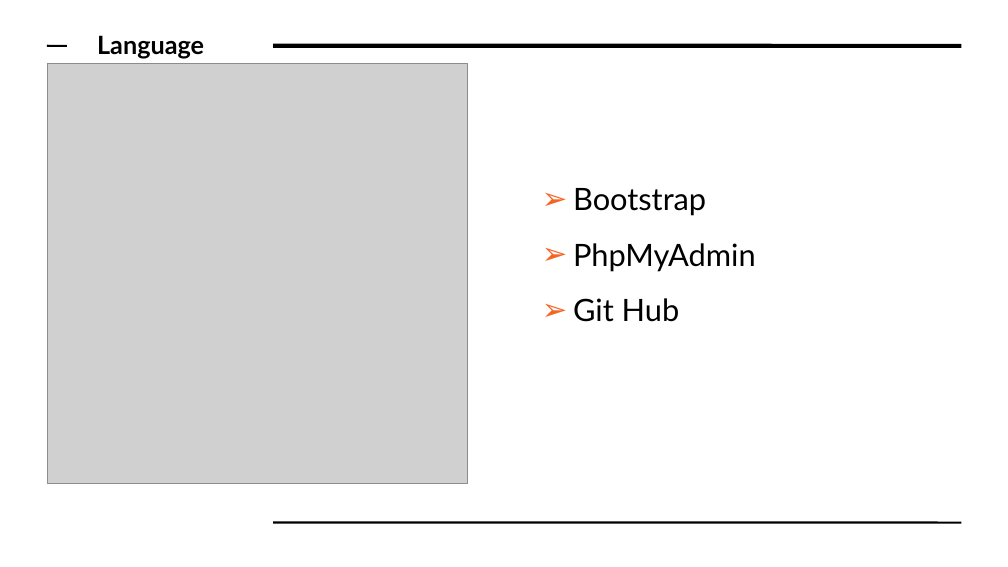
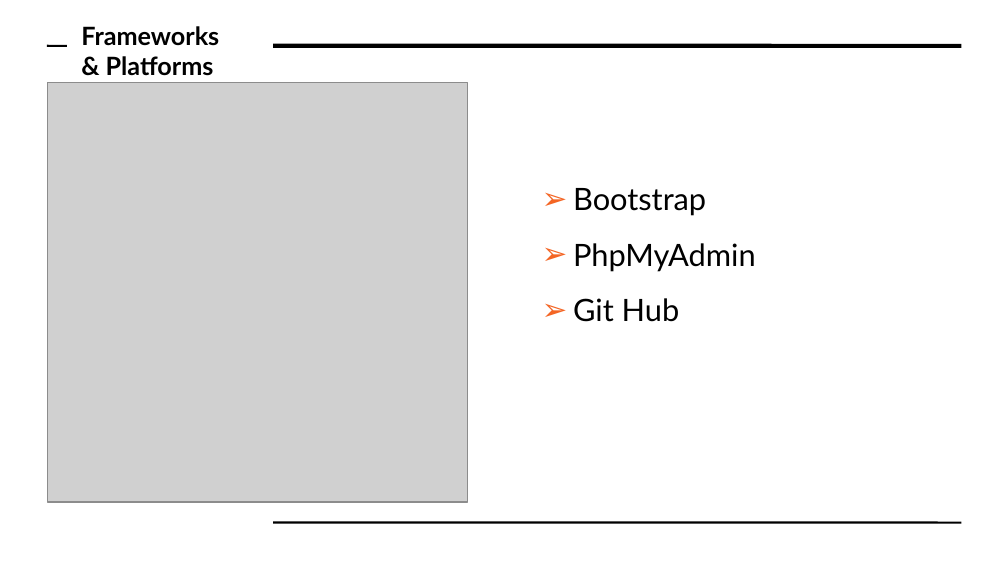
Before and after one commit to Saumya-Mishra9129/hackathon2019, a slide deck: slide 8 of Hackfest.odp. Drawn at 1008x567 pixels with LibreOffice and Linux fonts; fonts in the diff are those of the drawing; grey boxes stand for pictures. Boxes give left, top, right and bottom in pixels: in the first picture for what was removed or moved away, otherwise in the second. Text is boxed around its words. In the diff, an @@ line names an element or a change of style, - is before the commit and + after.

```diff
--- a/Hackfest.odp
+++ b/Hackfest.odp
@@ text at box(81, 26, 219, 76): text changed @@
-Language
+Frameworks
+& Platforms
@@ picture: place and size @@
-picture at box(47, 64, 468, 484)
+picture at box(47, 82, 468, 502)
```
Also in this commit, not shown: 3 other slides changed, 6 other files.
